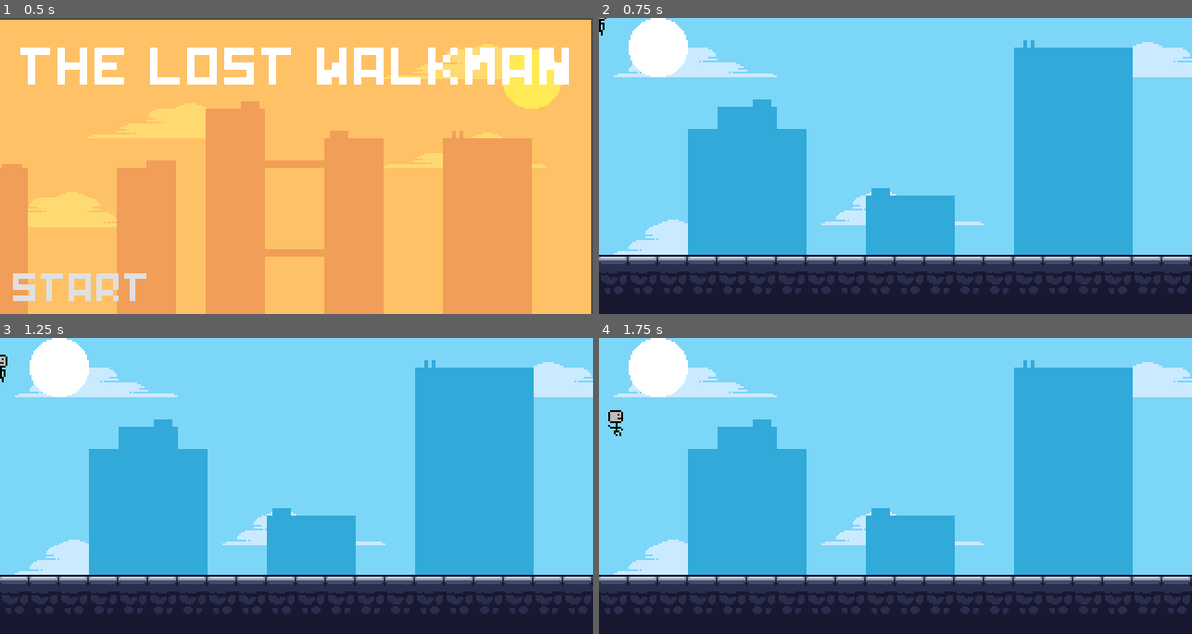
Above: before the commit, frames 1-4 (two rows, left to right).
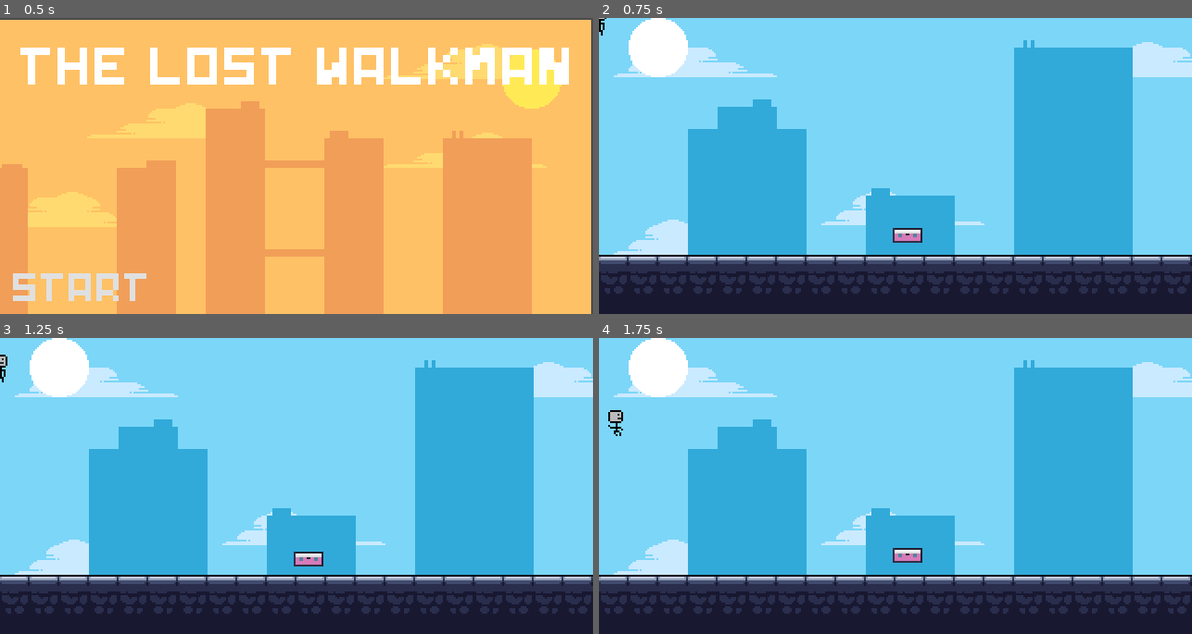
Above: after the commit, the same moments.

Repository: Glow-Project/LostTech
Game: Godot game, scene res://Menu/Menu.tscn
The game is run twice, just before and just after one commit, with the same random seed, the same clock (stepped at 60 frames per second) and the same inputs.
Inputs:
- Up to frame 1 (0.5 s): no input
- Up to frame 2 (0.75 s): click "Start" at 0.5 s
- Up to frame 3 (1.25 s): no input
- Up to frame 4 (1.75 s): hold Right (ui_right) from 1.28 s (still down)

Frame 1 is identical in both runs. In frame 2, 0.2% of the frame differs, in the area x 49-55%, y 70-76%; in frame 3, 0.2%; in frame 4, 0.2%.

Commit message:
Level 1: Add cassette to scene

Diff:
--- a/Levels/Level1/Level1.tscn
+++ b/Levels/Level1/Level1.tscn
@@ -1,8 +1,9 @@
-[gd_scene load_steps=29 format=2]
+[gd_scene load_steps=30 format=2]
 
 [ext_resource path="res://Design/Background/mp_cs_background.png" type="Texture" id=1]
 [ext_resource path="res://Design/Foreground/mp_cs_buildings.png" type="Texture" id=2]
 [ext_resource path="res://Entities/Player/Player.tscn" type="PackedScene" id=3]
+[ext_resource path="res://Items/Cassette/Cassette.tscn" type="PackedScene" id=4]
 
 [sub_resource type="TileSet" id=1]
 0/name = "mp_cs_background.png 0"
@@ -374,3 +375,6 @@
 tile_data = PoolIntArray( 589823, 536870913, 0, 524288, 536870913, 65539, 524289, 536870913, 65539, 524290, 536870913,  …(1065 unchanged characters)…
 
 [node name="KinematicBody2D" parent="." instance=ExtResource( 3 )]
+
+[node name="Cassette" parent="." instance=ExtResource( 4 )]
+position = Vector2( 166.467, 120.081 )
